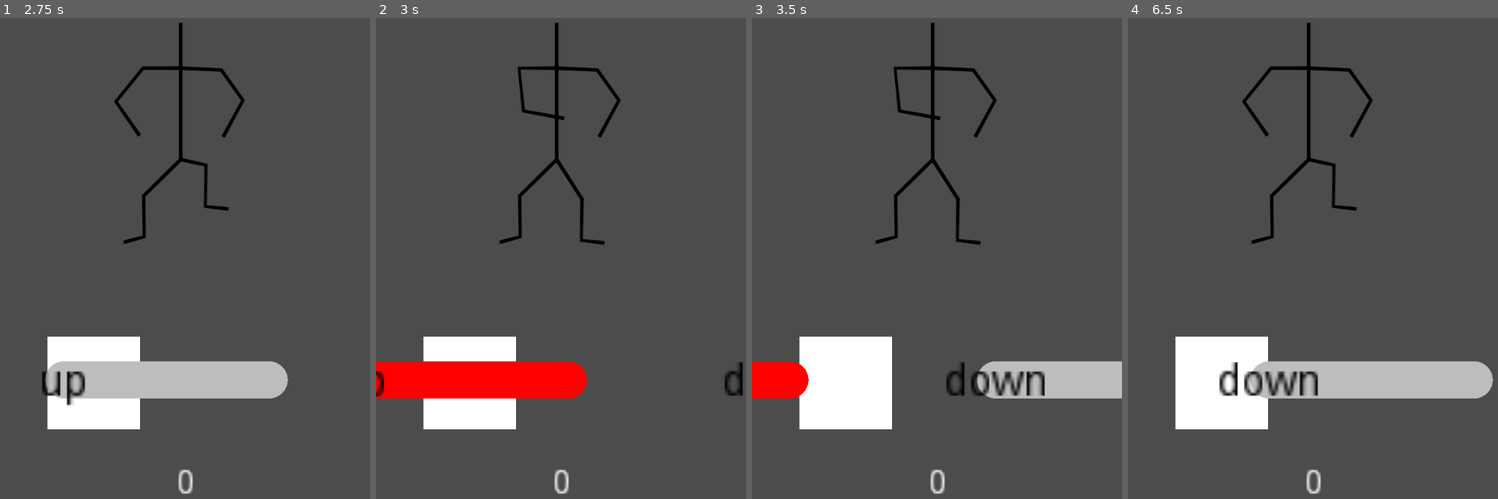
Above: before the commit, frames 1-4 (left to right).
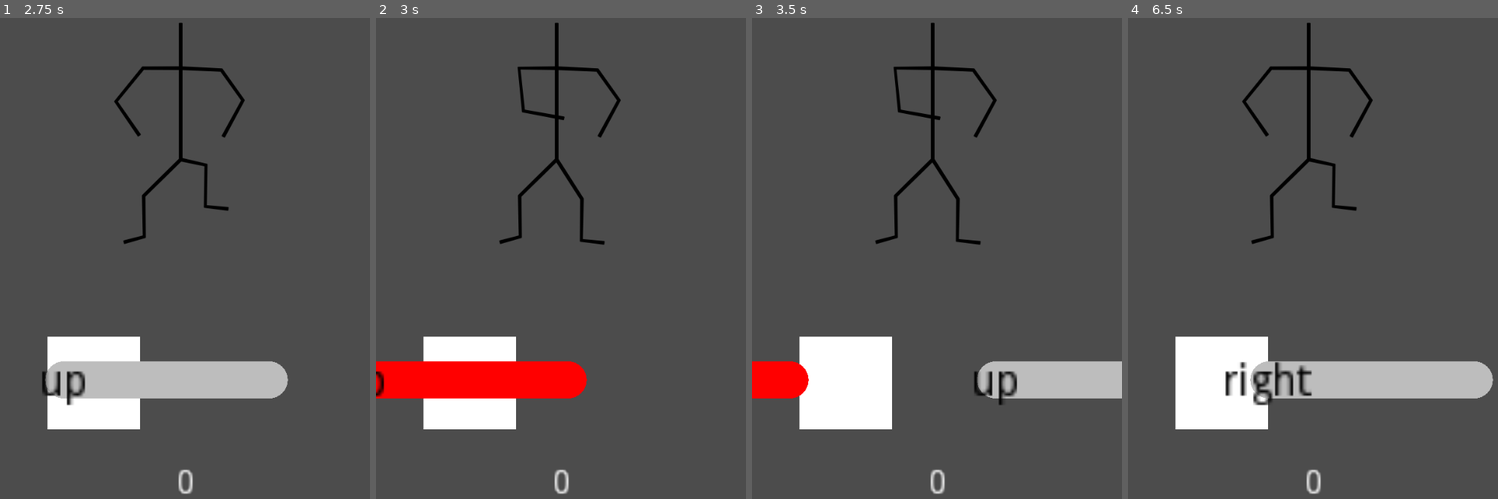
Above: after the commit, the same moments.

Repository: doctor-g/LD52
Game: Godot game, scene res://Game/Game.tscn
Same seed, same stepped clock (60 frames per second), same inputs: the game is played once before the commit and once after it. Sound files missing from this copy of the repository are replaced by a short silence.
Inputs:
- Up to frame 1 (2.75 s): tap Enter at 0.5 s; hold Right (ui_right) 0.53-1.28 s; tap Space at 1.25 s; hold Down (ui_down) 1.28-2.03 s; hold Right (ui_right) from 2.03 s (still down)
- Up to frame 2 (3 s): release Right (ui_right) at 2.78 s; hold Up (ui_up) from 2.78 s (still down)
- Up to frame 3 (3.5 s): keep holding Up (ui_up)
- Up to frame 4 (6.5 s): release Up (ui_up) at 3.53 s; hold Left (ui_left) 3.53-5.03 s; hold Down (ui_down) 5.03-5.78 s; hold Right (ui_right) from 5.78 s (still down)

Frame 1 is identical in both runs. In frame 2, 0.2% of the frame differs, in the area x 94-100%, y 71-79%; in frame 3, 1.0%; in frame 4, 1.2%, in the area x 24-52%, y 71-81%.

Commit message:
Randomize the inputs through the song

Diff:
--- a/project/Game/Game.gd
+++ b/project/Game/Game.gd
@@ -1,13 +1,5 @@
 extends Node
 
-# Format:
-#  [ measure, beat of measure to press, action, beats later to release ]
-const DATA := [
-	[1, 1, "ui_up", 1],
-	[1, 3, "ui_down", 1],
-	[2, 1, "ui_up", 1],
-	[2, 3, "ui_down", 1]
-]
 
 # Tolerance in seconds
 export var tolerance := 0.1
@@ -33,6 +25,20 @@
 
 
 func _ready():
+	var inputs := ["ui_up", "ui_down", "ui_left", "ui_right"]
+
+	# Rather than hardcode it, the data can be generated. The easy song
+	# is eight measures, and we'll do things on beats 1 and 3
+	#
+	# Data Format:
+	#  [ measure, beat of measure to press, action, beats later to release ]
+	var DATA = []
+	for measure in range(1, 9):
+		var input : String = inputs[randi() % inputs.size()]
+		DATA.append([measure, 1, input, 1])
+		DATA.append([measure, 3, input, 1])
+
+
 	var seconds_per_beat := 1.0 / tempo * 60
 
 	# Set lead-in to the duration of one measure in seconds
